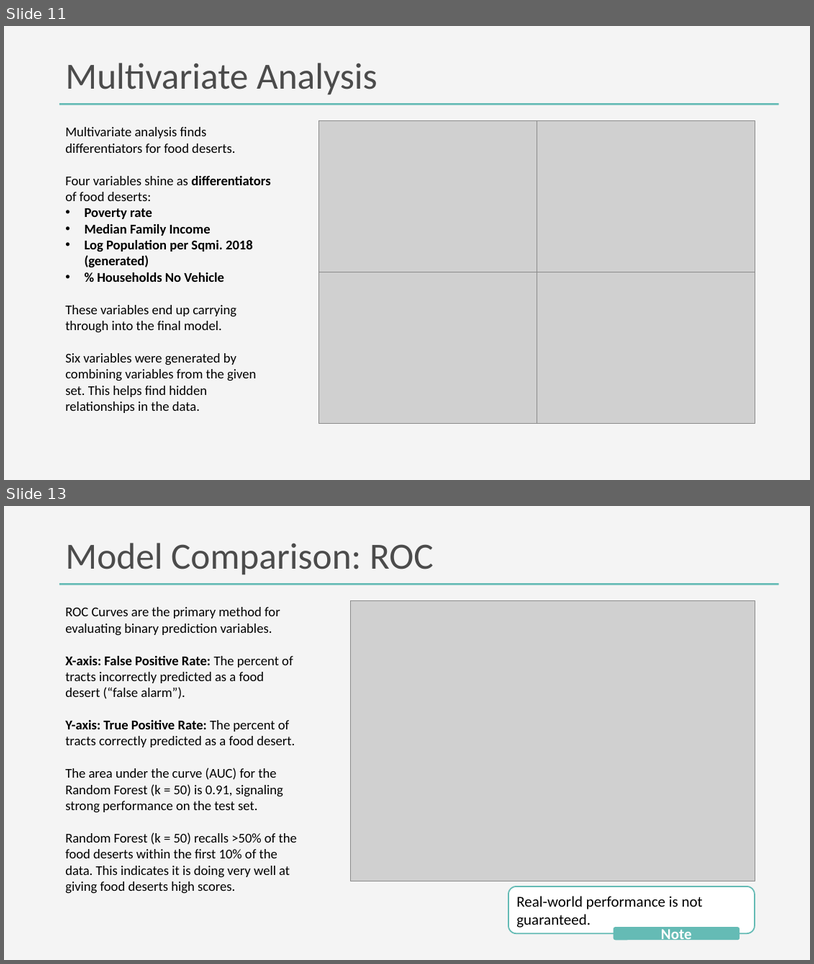
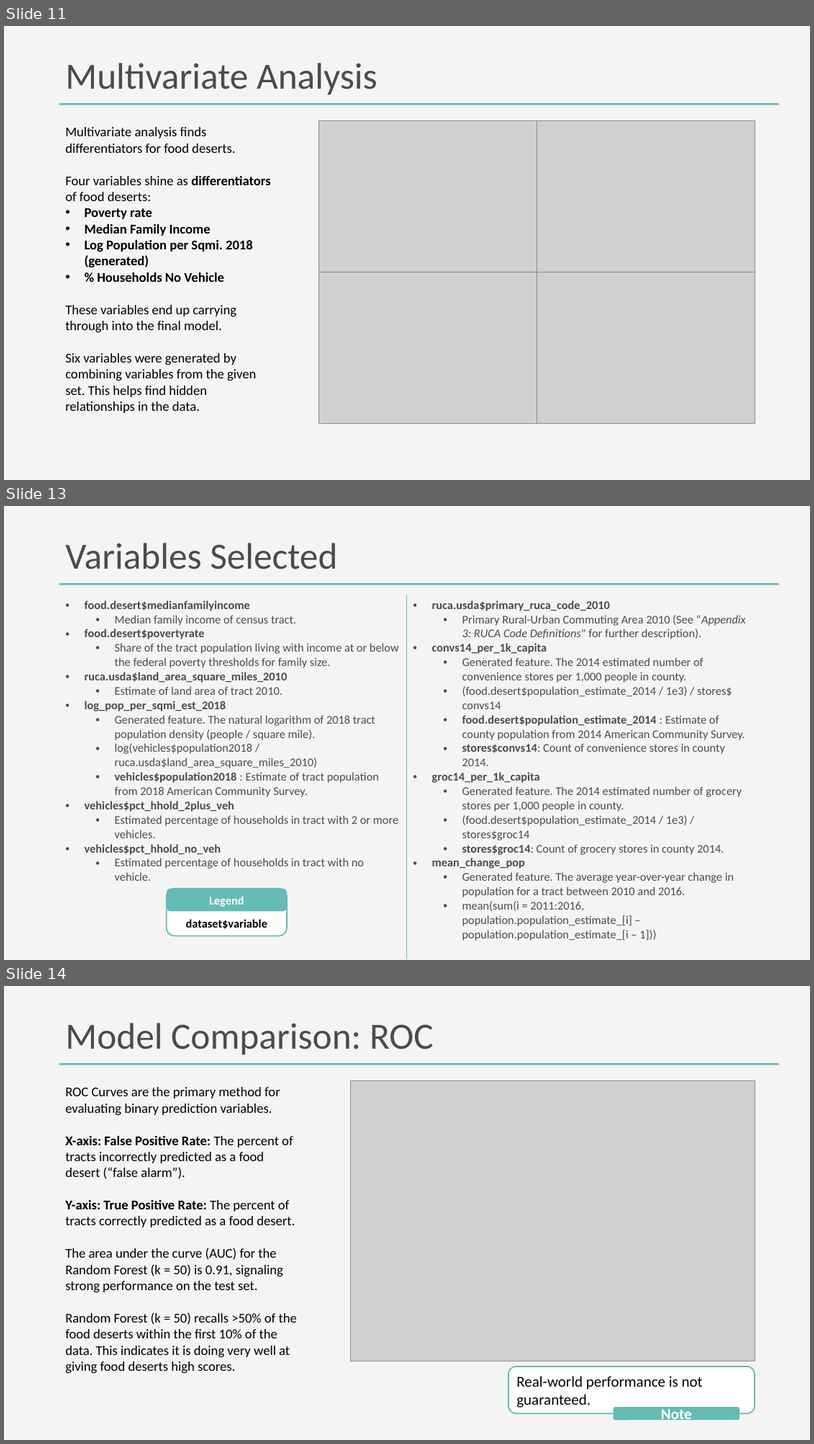
Before and after one commit to DanteHaywood/cfc_ds_screen, a slide deck: doc/2020_11_25_cfc_ds_technical_screen_haywood.pptx. Shown one above the other, each under a label of ours: slides 11 and 13 before the commit, slides 11, 13 and 14 after it; the slides between them are not shown. The pictures are 814x964 and 814x1444 pixels, drawn with LibreOffice and Linux fonts; fonts in the diff are those of the drawing; grey boxes stand for pictures. Boxes give left, top, right and bottom in pixels: in the first picture for what was removed or moved away, otherwise in the second. Text is boxed around its words. In the diff, an @@ line names an element or a change of style, - is before the commit and + after.

Commit message:
Added variables selected.

```diff
--- a/doc/2020_11_25_cfc_ds_technical_screen_haywood.pptx
+++ b/doc/2020_11_25_cfc_ds_technical_screen_haywood.pptx
@@ slide 13 added at box(4, 506, 810, 960), background #F4F4F4; not listed: 1 template element that a slide beside it also shows @@
@@ title added at box(65, 543, 337, 569), 44 pt, text #4B4B4B @@
+Variables Selected
@@ table added at box(59, 595, 756, 954), 1 rows, 2 columns @@
+food.desert$medianfamilyincome / Median family income of census tract. / food.desert$povertyrate / Share of the tract population living with income at or below the federal poverty thresholds for family size. / ruca.usda$land_area_square_miles_2010 / Estimate of land area of tract 2010. / log_pop_per_sqmi_est_2018 / Generated feature. The natural logarithm of 2018 tract population density (people / square mile). / log(vehicles$population2018 / ruca.usda$land_area_square_miles_2010) / vehicles$population2018 : Estimate of tract population from 2018 American Community Survey. / vehicles$pct_hhold_2plus_veh / Estimated percentage of households in tract with 2 or more vehicles. / vehicles$pct_hhold_no_veh / Estimated percentage of households in tract with no vehicle. | ruca.usda$primary_ruca_code_2010 / Primary Rural-Urban Commuting Area 2010 (See “Appendix 3: RUCA Code Definitions" for further description). / convs14_per_1k_capita / Generated feature. The 2014 estimated number of convenience stores per 1,000 people in county. / (food.desert$population_estimate_2014 / 1e3) / stores$ convs14 / food.desert$population_estimate_2014 : Estimate of county population from 2014 American Community Survey. / stores$convs14: Count of convenience stores in county 2014. / groc14_per_1k_capita / Generated feature. The 2014 estimated number of grocery stores per 1,000 people in county. / (food.desert$population_estimate_2014 / 1e3) / stores$groc14 / stores$groc14: Count of grocery stores in county 2014. / mean_change_pop / Generated feature. The average year-over-year change in population for a tract between 2010 and 2016. / mean(sum(i = 2011:2016, population.population_estimate_[i] – population.population_estimate_[i – 1]))
@@ rounded rectangle added at box(167, 888, 287, 936), fill #FFFFFF, outline #65BBB5 1.5 pt, 14 pt, text #000000, bold @@
+dataset$variable
@@ rounded rectangle added at box(167, 888, 287, 911), fill #65BBB5, 14 pt, text #FFFFFF, bold @@
+Legend
@@ what was slide 13 is now slide 14 @@
```
Also in this commit, not shown: 6 slides changed.
